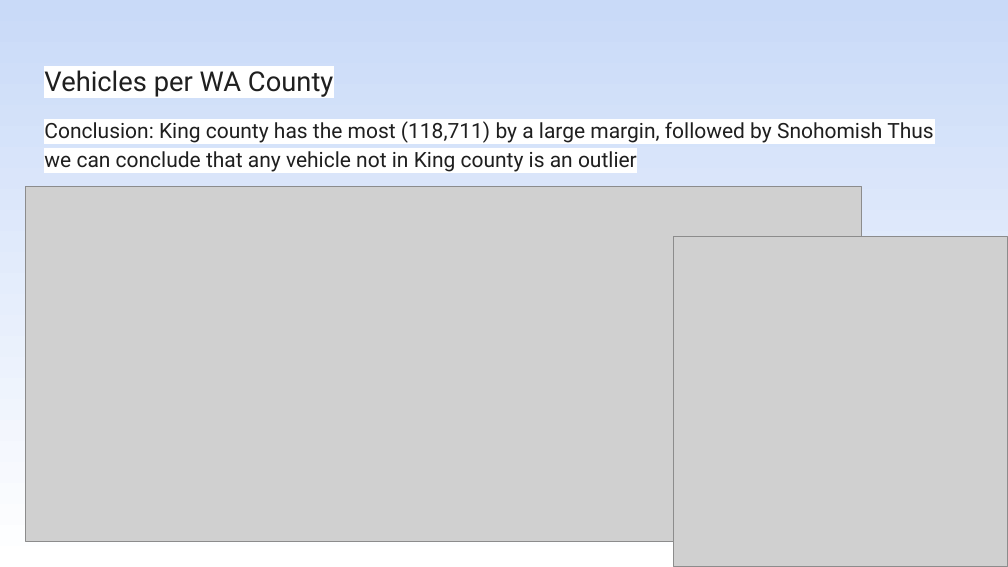
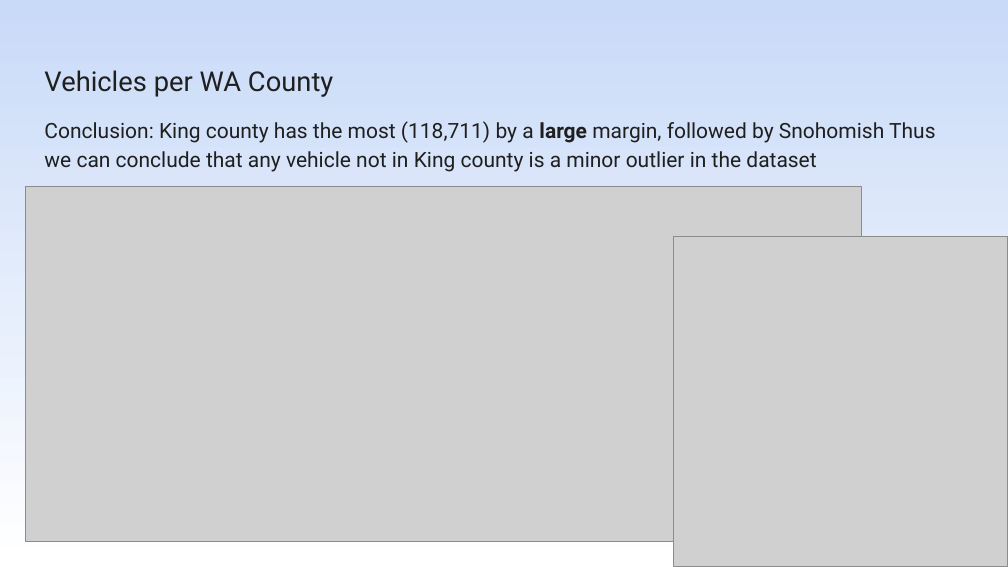
Before and after one commit to shachar700/DataAnalysis_ElectricVehicles, a slide deck: slide 10 of DataAnalysis_ElectricVehicles.pptx. Drawn at 1008x567 pixels with LibreOffice and Linux fonts; fonts in the diff are those of the drawing; grey boxes stand for pictures. Boxes give left, top, right and bottom in pixels: in the first picture for what was removed or moved away, otherwise in the second. Text is boxed around its words. In the diff, an @@ line names an element or a change of style, - is before the commit and + after.

```diff
--- a/DataAnalysis_ElectricVehicles.pptx
+++ b/DataAnalysis_ElectricVehicles.pptx
@@ title "Vehicles per WA County" at [44,70,333,97]: highlight #FFFFFF to none @@
@@ text at [44,121,935,172]: text changed @@
-Conclusion: King county has the most (118,711) by a large margin, followed by Snohomish Thus we can conclude that any vehicle not in King county is an outlier
+Conclusion: King county has the most (118,711) by a large margin, followed by Snohomish Thus we can conclude that any vehicle not in King county is a minor outlier in the dataset
```
Also in this commit, not shown: 12 other slides changed, 1 slide added, 1 slide removed, 3 other files.
